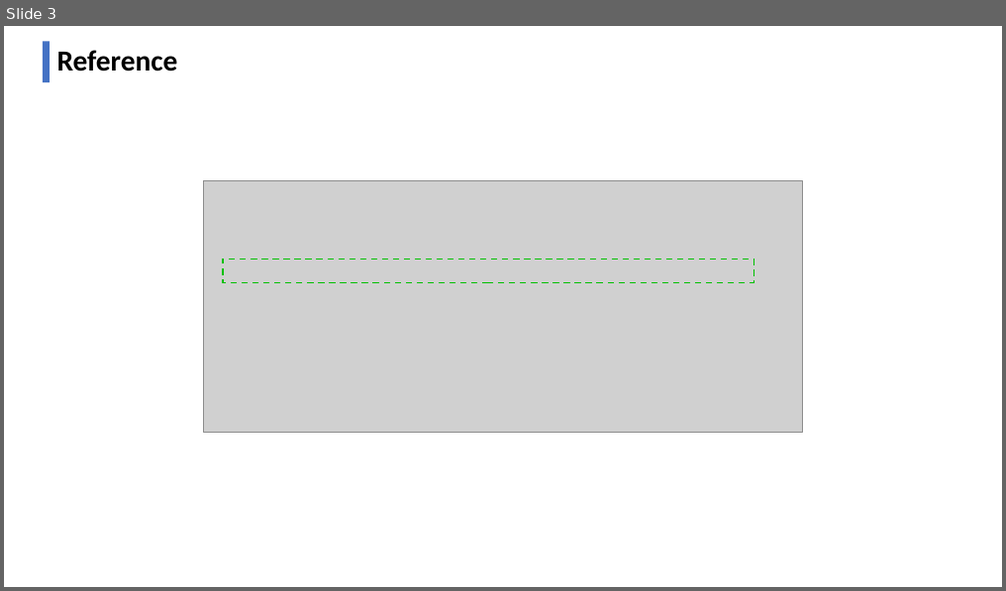
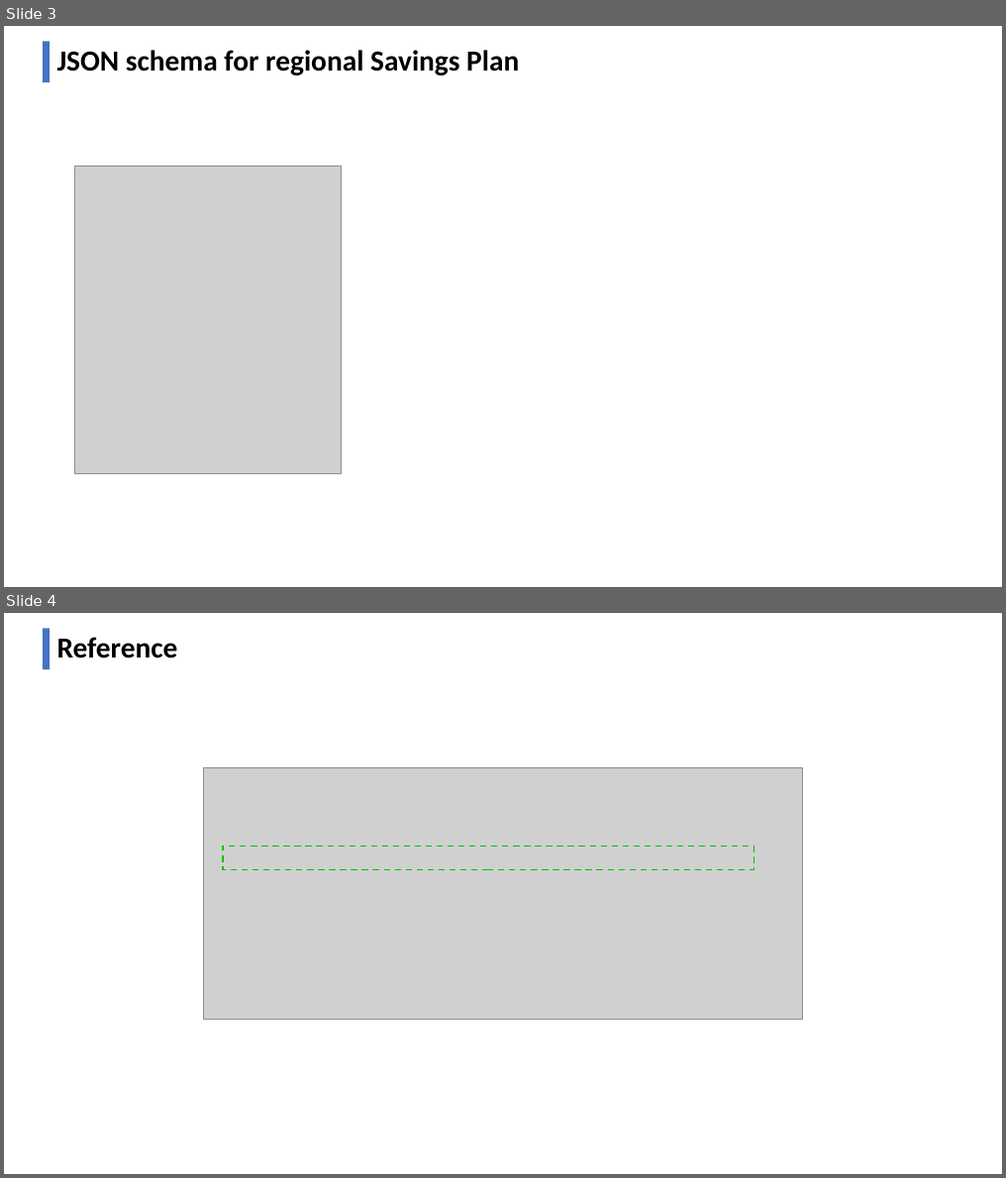
Before and after one commit to longhorn09/aws_prices, a slide deck: documentation.pptx. Shown one above the other, each under a label of ours: slide 3 before the commit, slides 3 and 4 after it. The pictures are 1006x591 and 1006x1178 pixels, drawn with LibreOffice and Linux fonts; fonts in the diff are those of the drawing; grey boxes stand for pictures. Boxes give left, top, right and bottom in pixels: in the first picture for what was removed or moved away, otherwise in the second. Text is boxed around its words. In the diff, an @@ line names an element or a change of style, - is before the commit and + after.

```diff
--- a/documentation.pptx
+++ b/documentation.pptx
@@ slide 3 added at box(4, 26, 1002, 587), background #FFFFFF; not listed: 1 template element that a slide beside it also shows @@
@@ title added at box(57, 50, 519, 76), 28 pt, text #000000, bold @@
+JSON schema for regional Savings Plan
@@ picture added at box(74, 166, 341, 473) @@
@@ what was slide 3 is now slide 4 @@
```
Also in this commit, not shown: 1 slide changed, 2 other files.
